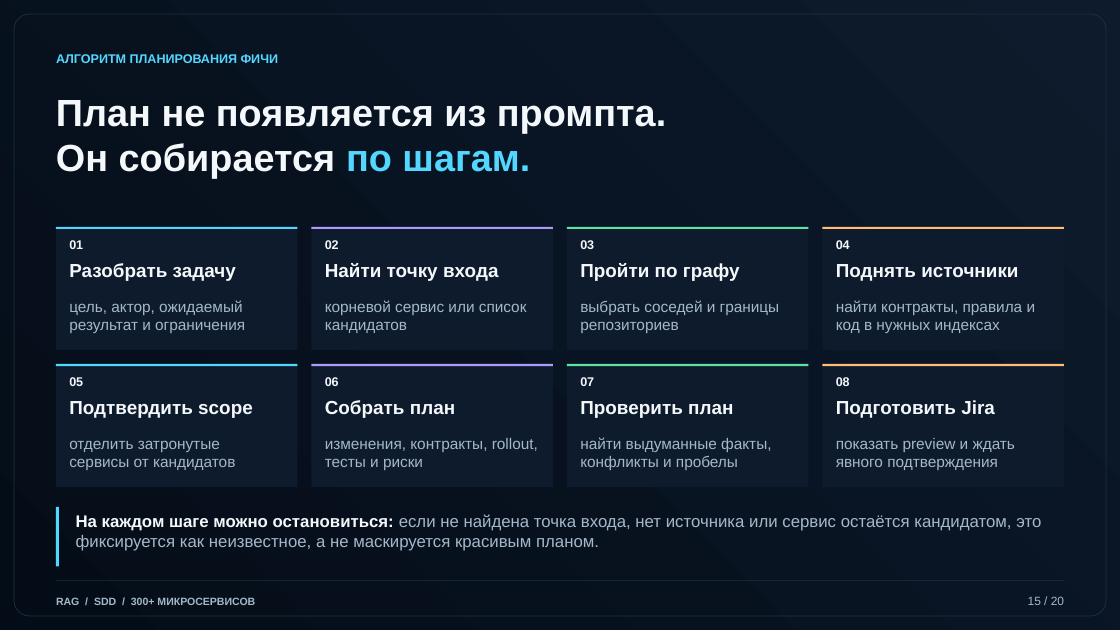
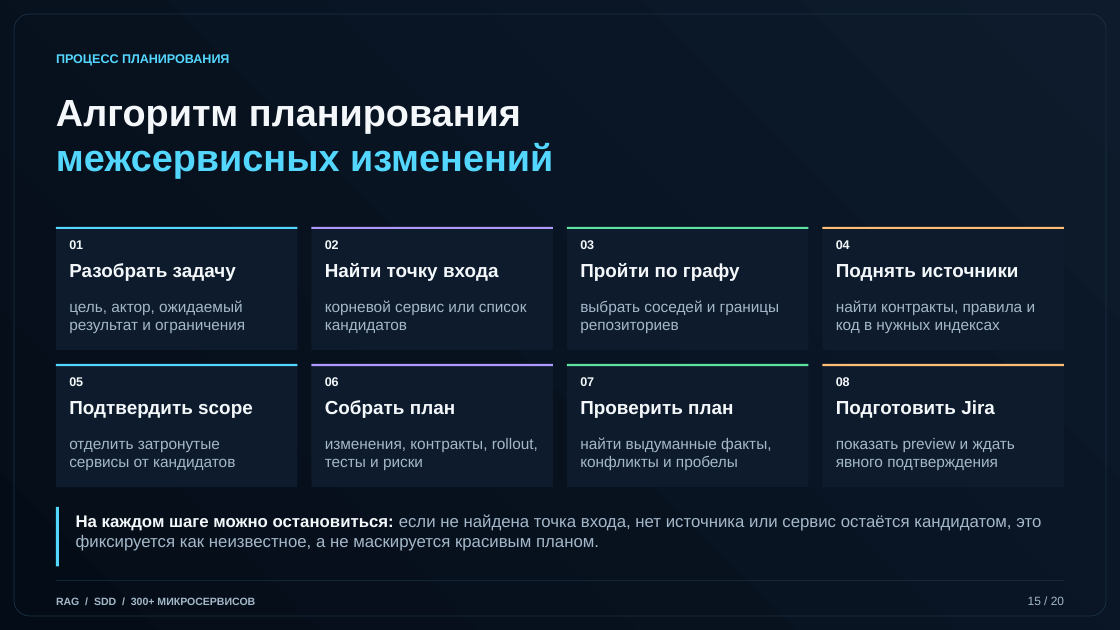
Before and after one commit to arptra/kb-rag-mcp, a slide deck: slide 15 of docs/corporate-rag-presentation.pptx. Drawn at 1120x630 pixels with LibreOffice and Linux fonts; fonts in the diff are those of the drawing. Boxes give left, top, right and bottom in pixels: in the first picture for what was removed or moved away, otherwise in the second. Text is boxed around its words. In the diff, an @@ line names an element or a change of style, - is before the commit and + after.

```diff
--- a/docs/corporate-rag-presentation.pptx
+++ b/docs/corporate-rag-presentation.pptx
@@ text at <box>56,54,229,66</box>: text changed @@
-АЛГОРИТМ ПЛАНИРОВАНИЯ ФИЧИ
+ПРОЦЕСС ПЛАНИРОВАНИЯ
@@ text at <box>56,100,553,178</box>: text changed; text colour #F4F8FB to #54D7FF @@
-План не появляется из промпта.
-Он собирается по шагам.
+Алгоритм планирования
+межсервисных изменений
```
Also in this commit, not shown: 19 other slides changed.
